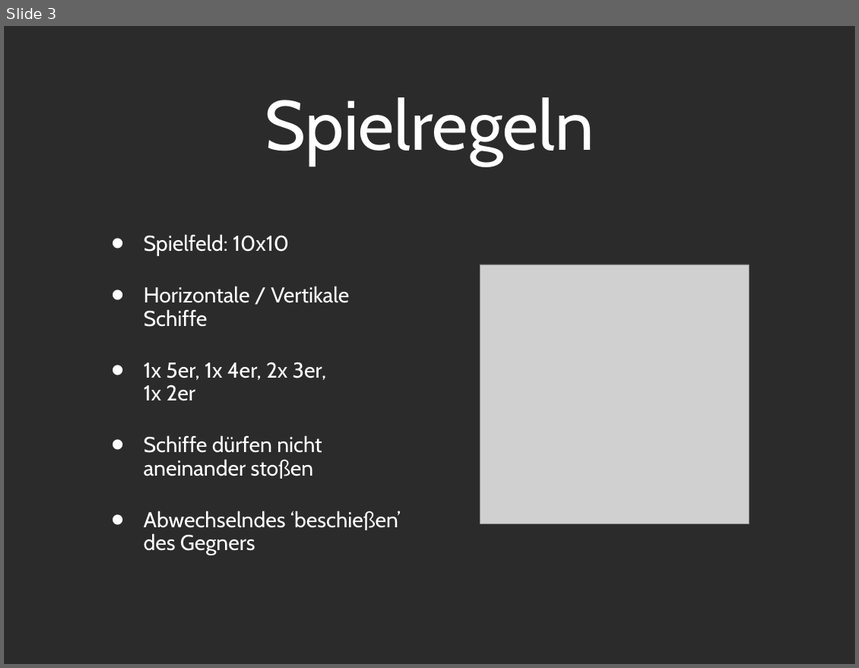
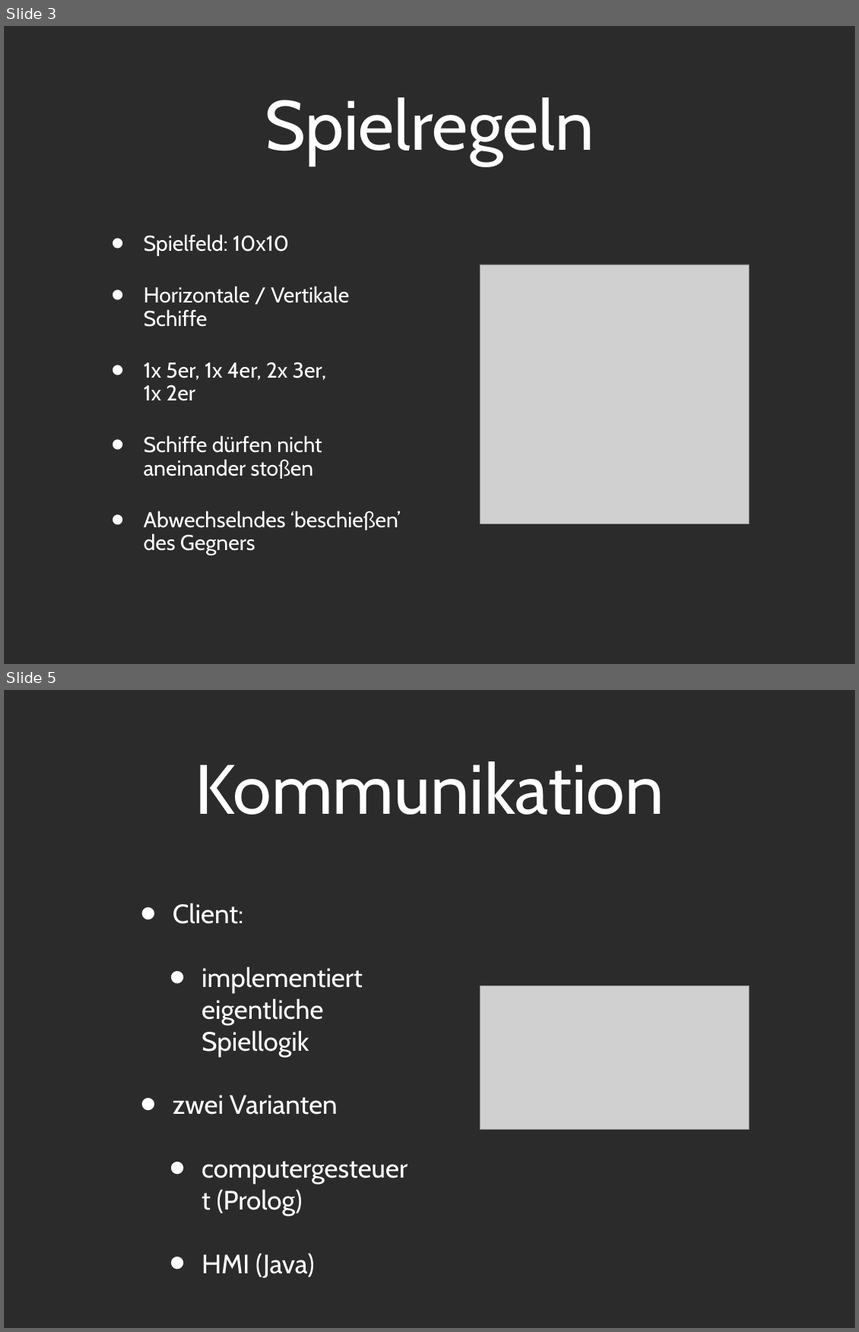
Before and after one commit to Tsopic/ai-battleship, a slide deck: Präsentation/Presentation_PPT.ppt. Shown one above the other, each under a label of ours: slide 3 before the commit, slides 3 and 5 after it; the slides between them are not shown. The pictures are 859x668 and 859x1332 pixels, drawn with LibreOffice and Linux fonts; fonts in the diff are those of the drawing; grey boxes stand for pictures; background and template pictures are left out; a plain dark background stands for a picture behind light text. Boxes give left, top, right and bottom in pixels: in the first picture for what was removed or moved away, otherwise in the second. Text is boxed around its words. In the diff, an @@ line names an element or a change of style, - is before the commit and + after.

```diff
--- a/Präsentation/Presentation_PPT.ppt
+++ b/Präsentation/Presentation_PPT.ppt
@@ slide 5 added at bbox=[4, 690, 855, 1328], background picture (left out) @@
@@ title added at bbox=[196, 761, 664, 815], 84 pt, text #FFFFFF @@
+Kommunikation
@@ text added at bbox=[173, 903, 363, 1278], 32 pt, text #FFFFFF @@
+  • Client:
+    • implementiert eigentliche Spiellogik
+  • zwei Varianten
+    • computergesteuert (Prolog)
+    • HMI (Java)
@@ picture added at bbox=[481, 986, 750, 1130] @@
```
Also in this commit, not shown: 1 slide changed, 5 other slides added, 1 slide removed, 1 other file.
